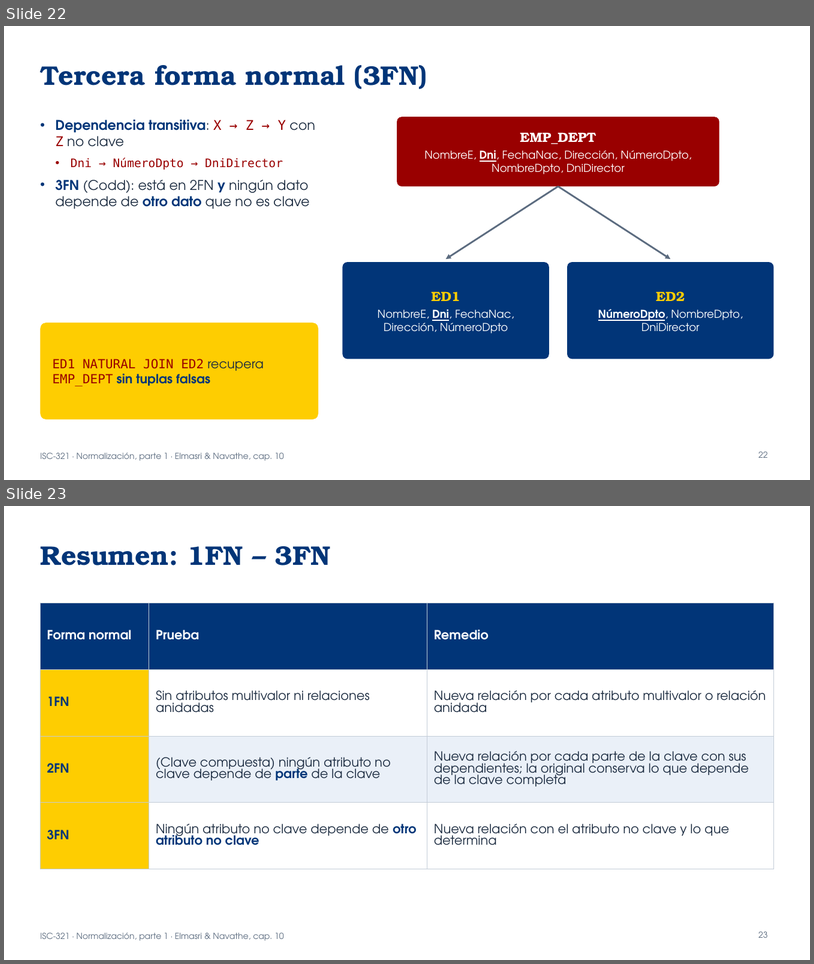
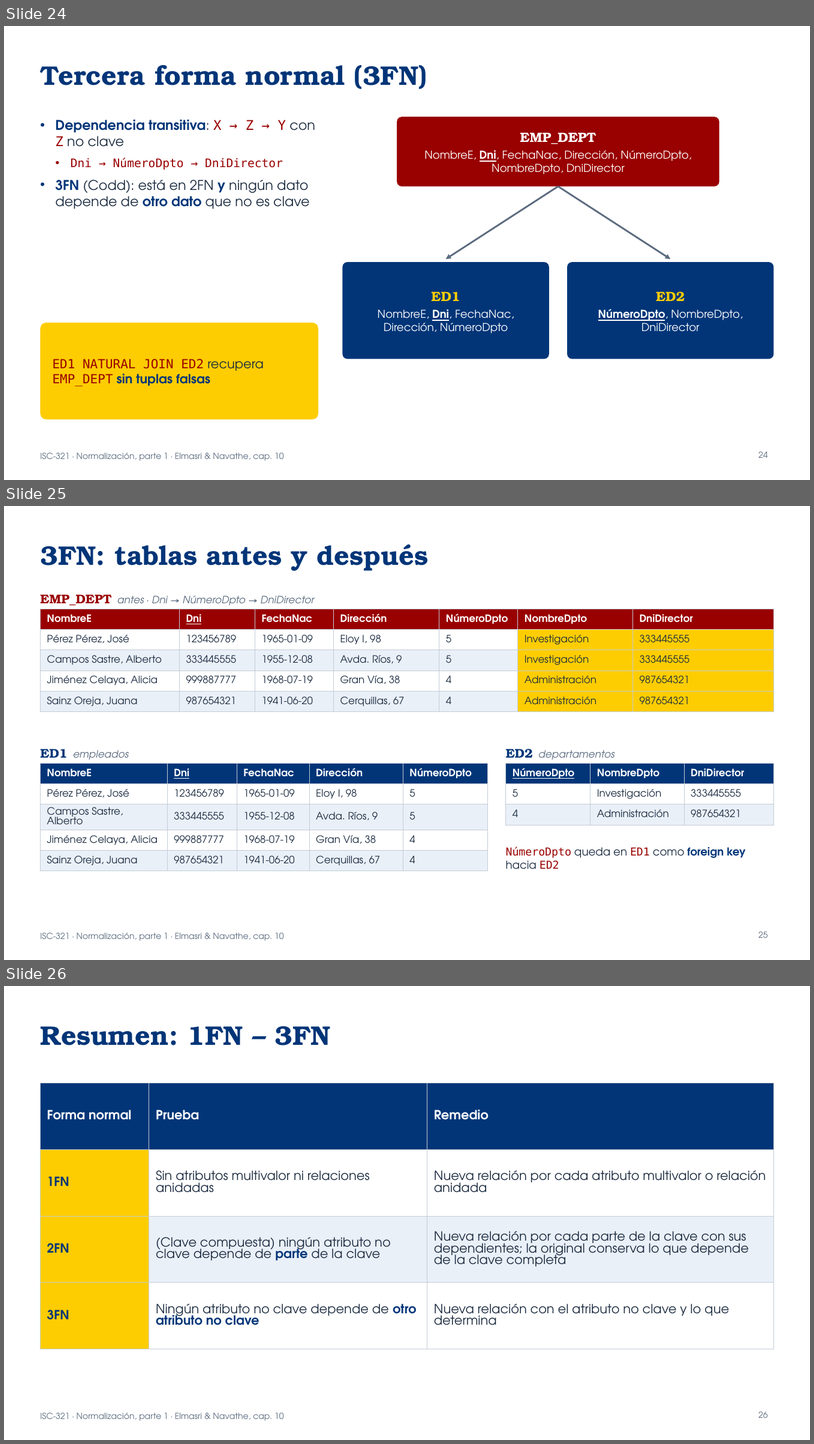
Before and after one commit to ISCODIGO/iscodigo.github.io, a slide deck: isc-321/unidad-3/normalizacion.pptx. Shown one above the other, each under a label of ours: slides 22 and 23 before the commit, slides 24, 25 and 26 after it. The pictures are 814x964 and 814x1444 pixels, drawn with LibreOffice and Linux fonts; fonts in the diff are those of the drawing. Boxes give left, top, right and bottom in pixels: in the first picture for what was removed or moved away, otherwise in the second. Text is boxed around its words. In the diff, an @@ line names an element or a change of style, - is before the commit and + after.

```diff
--- a/isc-321/unidad-3/normalizacion.pptx
+++ b/isc-321/unidad-3/normalizacion.pptx
@@ slide 25 added at (4,506,810,960), background #FFFFFF; not listed: 1 template element that a slide beside it also shows @@
@@ title added at (40,544,428,571), 32 pt, text #013578, bold @@
+3FN: tablas antes y después
@@ text added at (40,594,314,606), 12 pt, text #5B6B7F, italic @@
+EMP_DEPT antes · Dni → NúmeroDpto → DniDirector
@@ table added at (40,609,774,708), 5 rows, 7 columns @@
+NombreE | Dni | FechaNac | Dirección | NúmeroDpto | NombreDpto | DniDirector
+Pérez Pérez, José | 123456789 | 1965-01-09 | Eloy I, 98 | 5 | Investigación | 333445555
+Campos Sastre, Alberto | 333445555 | 1955-12-08 | Avda. Ríos, 9 | 5 | Investigación | 333445555
+Jiménez Celaya, Alicia | 999887777 | 1968-07-19 | Gran Vía, 38 | 4 | Administración | 987654321
+Sainz Oreja, Juana | 987654321 | 1941-06-20 | Cerquillas, 67 | 4 | Administración | 987654321
@@ text added at (40,748,129,759), 12 pt, text #5B6B7F, italic @@
+ED1 empleados
@@ text added at (506,748,615,759), 12 pt, text #5B6B7F, italic @@
+ED2 departamentos
@@ table added at (40,763,488,867), 5 rows, 5 columns @@
+NombreE | Dni | FechaNac | Dirección | NúmeroDpto
+Pérez Pérez, José | 123456789 | 1965-01-09 | Eloy I, 98 | 5
+Campos Sastre, Alberto | 333445555 | 1955-12-08 | Avda. Ríos, 9 | 5
+Jiménez Celaya, Alicia | 999887777 | 1968-07-19 | Gran Vía, 38 | 4
+Sainz Oreja, Juana | 987654321 | 1941-06-20 | Cerquillas, 67 | 4
@@ table added at (506,763,774,823), 3 rows, 3 columns @@
+NúmeroDpto | NombreDpto | DniDirector
+5 | Investigación | 333445555
+4 | Administración | 987654321
@@ text added at (506,847,746,869), 13 pt, text #990000 @@
+NúmeroDpto queda en ED1 como foreign key hacia ED2
@@ page number added at (759,931,768,937), 10 pt, text #5B6B7F @@
+25
@@ what was slide 22 is now slide 24 @@
@@ page number at (759,451,768,457): text changed @@
-22
+24
@@ what was slide 23 is now slide 26 @@
@@ page number at (759,1411,768,1417): text changed @@
-23
+26
```
Also in this commit, not shown: 4 other slides added, 1 other file.
